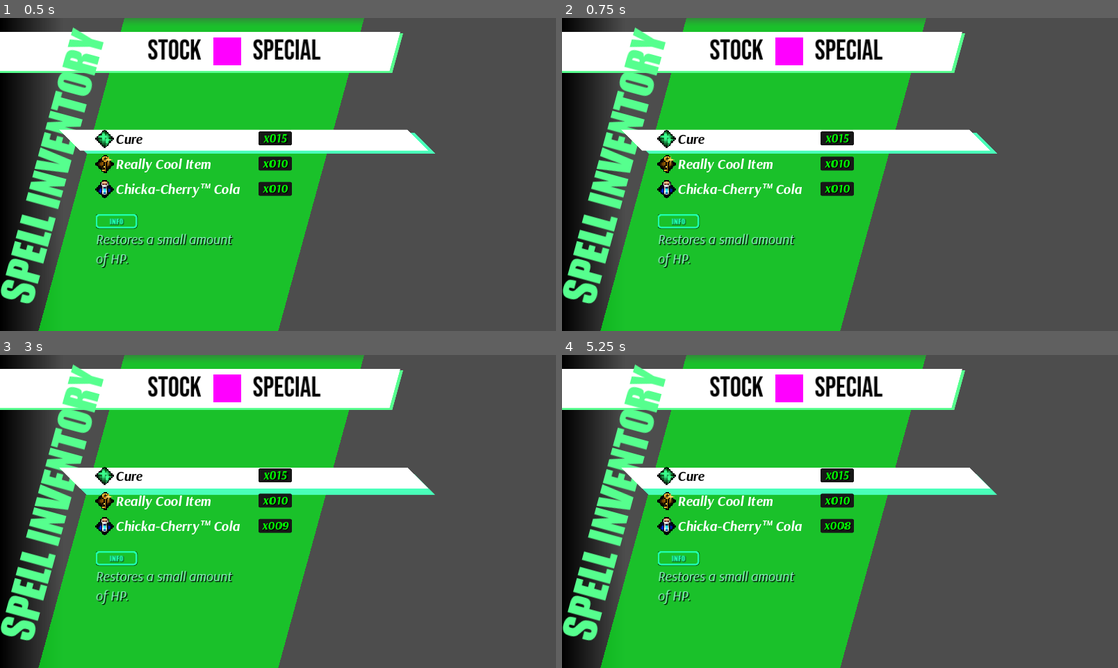
Above: before the commit, frames 1-4 (two rows, left to right).
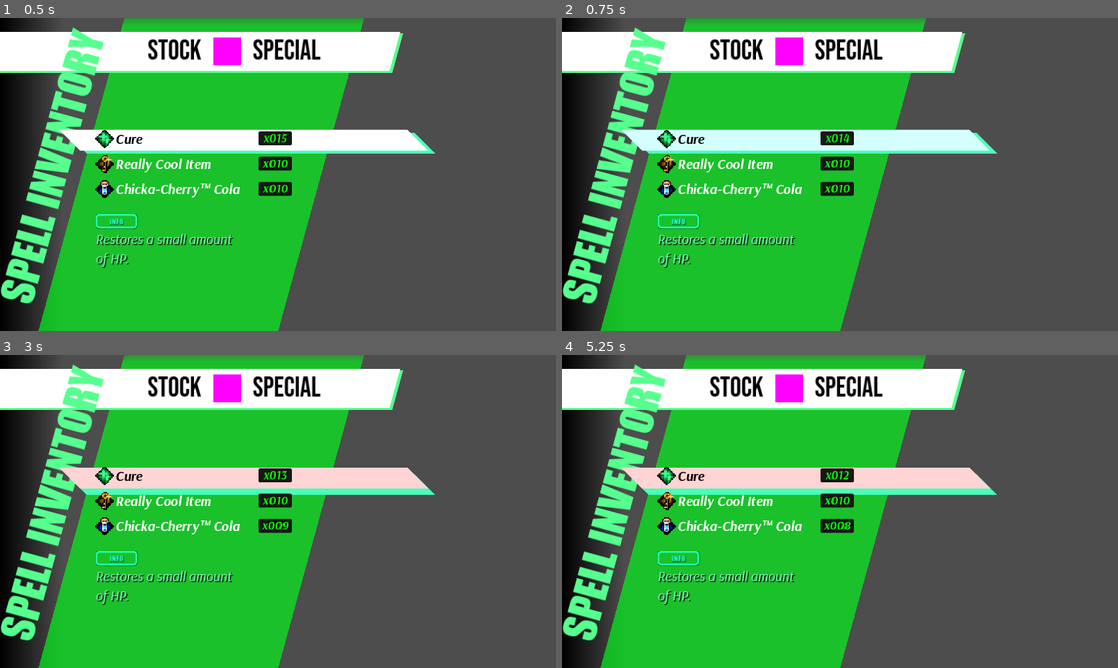
Above: after the commit, the same moments.

Repository: btarg/GodotRPG
Game: Godot game, scene res://Assets/ui.tscn
Two runs of this game, one before a commit and one after it. Both use one fixed random seed, a clock stepped at 60 frames per second and the inputs below.
Inputs:
- Up to frame 1 (0.5 s): no input
- Up to frame 2 (0.75 s): click "Cure" at 0.5 s
- Up to frame 3 (3 s): click "Really Cool Item" at 1.25 s; click "Chicka-Cherry™️ Cola" at 2 s; click "Cure" at 2.75 s
- Up to frame 4 (5.25 s): click "Really Cool Item" at 3.5 s; click "Chicka-Cherry™️ Cola" at 4.25 s; click "Cure" at 5 s

Frame 1 is identical in both runs. In frame 2, 3.8% of the frame differs, in the area x 10-77%, y 35-43%; in frame 3, 3.8%; in frame 4, 3.8%.

Commit message:
pathfinder dice based spells

Diff:
--- a/Assets/InventoryMenuManager.gd
+++ b/Assets/InventoryMenuManager.gd
@@ -174,23 +174,44 @@
 
 func _handle_item_clicked(item_id: String) -> void:
     var item := item_inventory.get_item(item_id) as BaseInventoryItem
+
     var status := item.use()
 
-    if status == BaseInventoryItem.UseStatus.CONSUMED_HP or status == BaseInventoryItem.UseStatus.CONSUMED_MP:
-        print("Item consumed")
-        item_inventory.remove_item(item_id, 1)
-        inventory_use_sound.set_stream(item.get_use_sound())
-        inventory_use_sound.play()
-        _flash_select_panel(true)
-
-    elif status == BaseInventoryItem.UseStatus.CANNOT_USE:
-        print("Item cannot be used")
-        denied_sound.play()
-        _flash_select_panel(false)
-    elif status == BaseInventoryItem.UseStatus.EQUIPPED:
-        print("Item equipped")
-        click_sound.play()
-        _flash_select_panel(true)
+    var success := false
+    var sound := denied_sound
+
+    match status:
+        BaseInventoryItem.UseStatus.CONSUMED_HP, BaseInventoryItem.UseStatus.CONSUMED_MP:
+            print("Item consumed")
+            item_inventory.remove_item(item_id, 1)
+            inventory_use_sound.set_stream(item.get_use_sound())
+            inventory_use_sound.play()
+            success = true
+        BaseInventoryItem.UseStatus.CANNOT_USE:
+            print("Item cannot be used")
+        BaseInventoryItem.UseStatus.EQUIPPED:
+            print("Item equipped")
+            sound = click_sound
+            success = true
+        BaseInventoryItem.UseStatus.SPELL_CRIT_FAIL:
+            print("CRIT FAIL!")
+            item_inventory.remove_item(item_id, 1)
+        BaseInventoryItem.UseStatus.SPELL_FAIL:
+            print("FAIL!")
+            item_inventory.remove_item(item_id, 1)
+        BaseInventoryItem.UseStatus.SPELL_SUCCESS:
+            print("SUCCESS!")
+            sound = click_sound
+            item_inventory.remove_item(item_id, 1)
+            success = true
+        BaseInventoryItem.UseStatus.SPELL_CRIT_SUCCESS:
+            print("CRIT SUCCESS!")
+            sound = click_sound
+            item_inventory.remove_item(item_id, 1)
+            success = true
+
+    sound.play()
+    _flash_select_panel(success)
 
 func _flash_select_panel(success: bool = true) -> void:
     if success:
@@ -202,6 +223,6 @@
     if event is InputEventKey and event.pressed:
         if event.keycode == KEY_T:
             if event.shift_pressed:
-                item_inventory.remove_item(test_item2, 1)
+                item_inventory.remove_item(test_spell, 1)
             else:
-               item_inventory.add_item(test_item2, 1)
+               item_inventory.add_item(test_spell, 1)
--- a/Scripts/Inventory/Resources/Spells/test_healing_spell.tres
+++ b/Scripts/Inventory/Resources/Spells/test_healing_spell.tres
@@ -6,7 +6,14 @@
 script = ExtResource("1_ea2fr")
 spell_affinity = 7
 spell_power = 10
-spell_range = 1
+die_sides = 100
+num_rolls = 1
+difficulty_class = 25
+crit_behaviour = 2
+power_multiplier_success = 1.0
+power_multiplier_crit_success = 2.0
+power_multiplier_fail = 0.5
+power_multiplier_crit_fail = 0.0
 item_type = 0
 item_id = "heal_spell"
 item_name = "Cure"
--- a/Scripts/Inventory/SpellItem.gd
+++ b/Scripts/Inventory/SpellItem.gd
@@ -10,11 +10,26 @@
     DARK,
     HEAL
 }
+
+enum CritBehaviour {
+    CRIT_ON_ANY_NAT,
+    CRIT_ON_ALL_NAT,
+    CRIT_ON_TWICE_DC
+}
+
 @export var spell_affinity: SpellAfinity = SpellAfinity.FIRE
 @export var spell_power: int = 10
-@export var spell_range: int = 1
-@export var rolls: int = 1
-@export var difficulty_class: int = 10
+# @export var spell_range: int = 1
+@export_range(4, 100) var die_sides: int = 20
+@export_range(1, 10) var num_rolls: int = 1
+@export_range(1, 100) var difficulty_class: int = 10
+@export var crit_behaviour: CritBehaviour = CritBehaviour.CRIT_ON_ANY_NAT
+
+@export var power_multiplier_success: float = 1.0
+@export var power_multiplier_crit_success: float = 2.0
+@export var power_multiplier_fail: float = 0.5
+@export var power_multiplier_crit_fail: float = 0.0
+
 
 func get_icon_path() -> String:
     var icon_path := "res://Assets/Icons/elements/"
@@ -39,48 +54,52 @@
             icon_path = "heal"
 
     icon_path += "_element.png"
+    return icon_path
+
+func use(bonus: int = 0) -> UseStatus:
+    var calculated_power: int = spell_power
+    var total_roll: int = 0
+    var crits: int = 0
+    # roll all dice and add together
+    for i in range(num_rolls):
+        var die := randi() % die_sides + 1
+        total_roll += die
+        # add upp crits
+        if die == die_sides:
+            crits += 1
+        var crit_string := " (CRIT!)" if die == die_sides else ""
+        print("Roll no." + str(i + 1) + ": " + str(die) + crit_string)
+    print("Total Rolls: " + str(total_roll) + " Bonus: " + str(bonus))
+    total_roll += bonus
+
+    var status := UseStatus.CANNOT_USE
+
+    if total_roll == 1:
+        status = UseStatus.SPELL_CRIT_FAIL
+        calculated_power = int(calculated_power * (power_multiplier_crit_fail))
+    elif total_roll < difficulty_class:
+        status = UseStatus.SPELL_FAIL
+        calculated_power = int(calculated_power * (power_multiplier_fail))
+    else:
+        if crits > 0 and (
+            crit_behaviour == CritBehaviour.CRIT_ON_ANY_NAT or
+            crit_behaviour == CritBehaviour.CRIT_ON_ALL_NAT and crits == num_rolls
+        ) or (crit_behaviour == CritBehaviour.CRIT_ON_TWICE_DC and total_roll >= (difficulty_class * 2)):
+            status = UseStatus.SPELL_CRIT_SUCCESS
+            calculated_power = int(calculated_power * (power_multiplier_crit_success))
+        else:
+            status = UseStatus.SPELL_SUCCESS
+            calculated_power = int(calculated_power * (power_multiplier_success))
 
 
-    return icon_path
-
-func use() -> UseStatus:
-
-    # Roll d20s based on roll amount
-    var roll := 0
-    for i in range(rolls):
-        roll += randi() % 20 + 1
-
-    print("Roll: " + str(roll))
-    var status := UseStatus.CANNOT_USE
-    if roll == 1:
-        status = UseStatus.SPELL_CRIT_FAIL
-    elif roll == 20:
-        status = UseStatus.SPELL_CRIT_SUCCESS
-    elif roll < difficulty_class - 10:
-        status = UseStatus.SPELL_FAIL
-    elif roll >= difficulty_class - 10 and roll < difficulty_class:
-        status = UseStatus.SPELL_SUCCESS
-    else:
-        status = UseStatus.SPELL_FAIL
-
-    if spell_affinity == SpellAfinity.HEAL and status != UseStatus.SPELL_FAIL and status != UseStatus.SPELL_CRIT_FAIL:
-        var calculated_power := spell_power
-        if status == UseStatus.SPELL_CRIT_SUCCESS:
-            calculated_power *= 2
-        elif status == UseStatus.SPELL_SUCCESS:
-            calculated_power = int(calculated_power * 1.5)
-        print(item_name + " Spell Healed " + str(calculated_power) + " HP!")
+    if spell_affinity == SpellAfinity.HEAL:
+        _handle_healing(calculated_power)
 
     elif status == UseStatus.SPELL_FAIL:
         print(item_name + " Spell Failed!")
 
+
     return status
 
-func _on_roll_crit_fail() -> void:
-    print("Roll Crit Fail!")
-func _on_roll_crit_succcess() -> void:
-    print("Roll Crit!")
-func _on_roll_fail() -> void:
-    print("Roll Fail!")
-func _on_roll_success() -> void:
-    print("Roll Success!")
+func _handle_healing(heal_power: float) -> void:
+    print(item_name + " Spell Healed " + str(heal_power) + " HP!")
